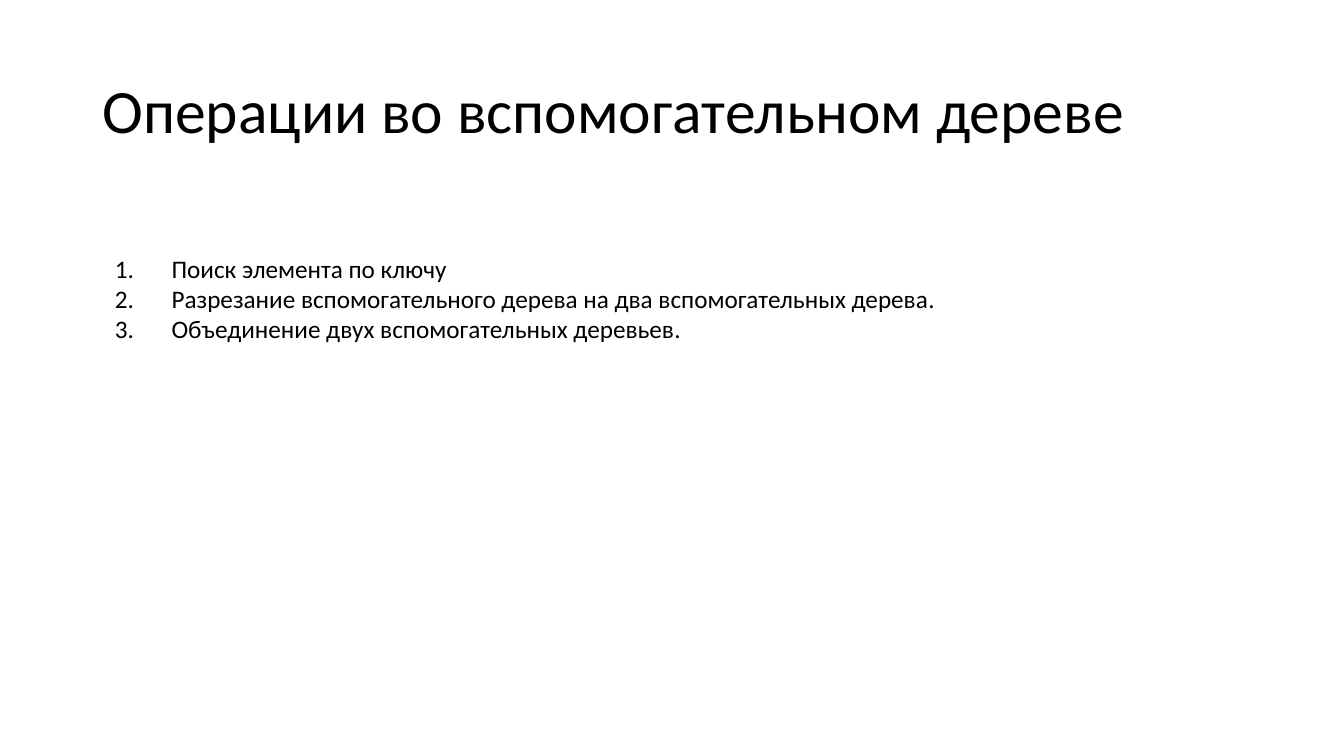
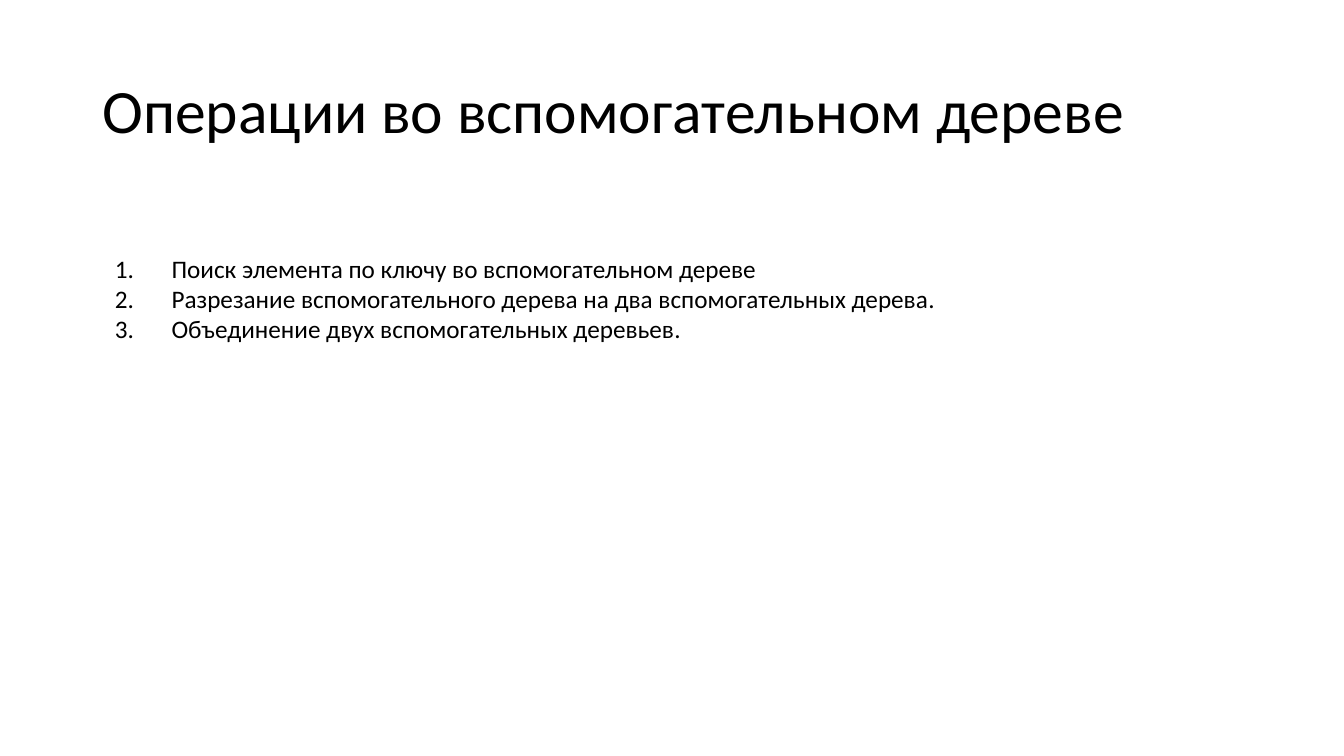
Before and after one commit to Far0ver/TangoTree, a slide deck: slide 7 of Танго дерево презентация.pptx. Drawn at 1344x756 pixels with LibreOffice and Linux fonts; fonts in the diff are those of the drawing. Boxes give left, top, right and bottom in pixels: in the first picture for what was removed or moved away, otherwise in the second. Text is boxed around its words. In the diff, an @@ line names an element or a change of style, - is before the commit and + after.

```diff
--- a/Танго дерево презентация.pptx
+++ b/Танго дерево презентация.pptx
@@ text at [172, 261, 756, 282]: text changed @@
-1. Поиск элемента по ключу
+1. Поиск элемента по ключу во вспомогательном дереве
```
Also in this commit, not shown: 14 other slides changed, 2 slides added, 2 slides removed, 17 other files.
